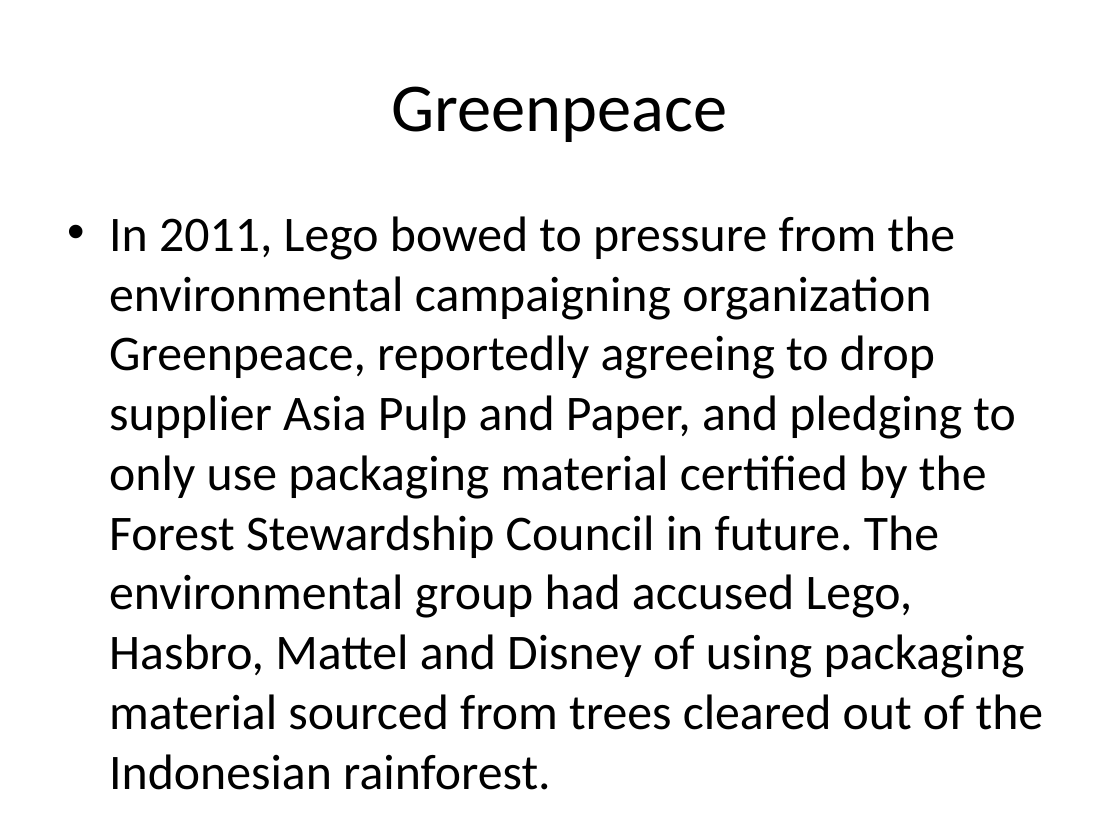
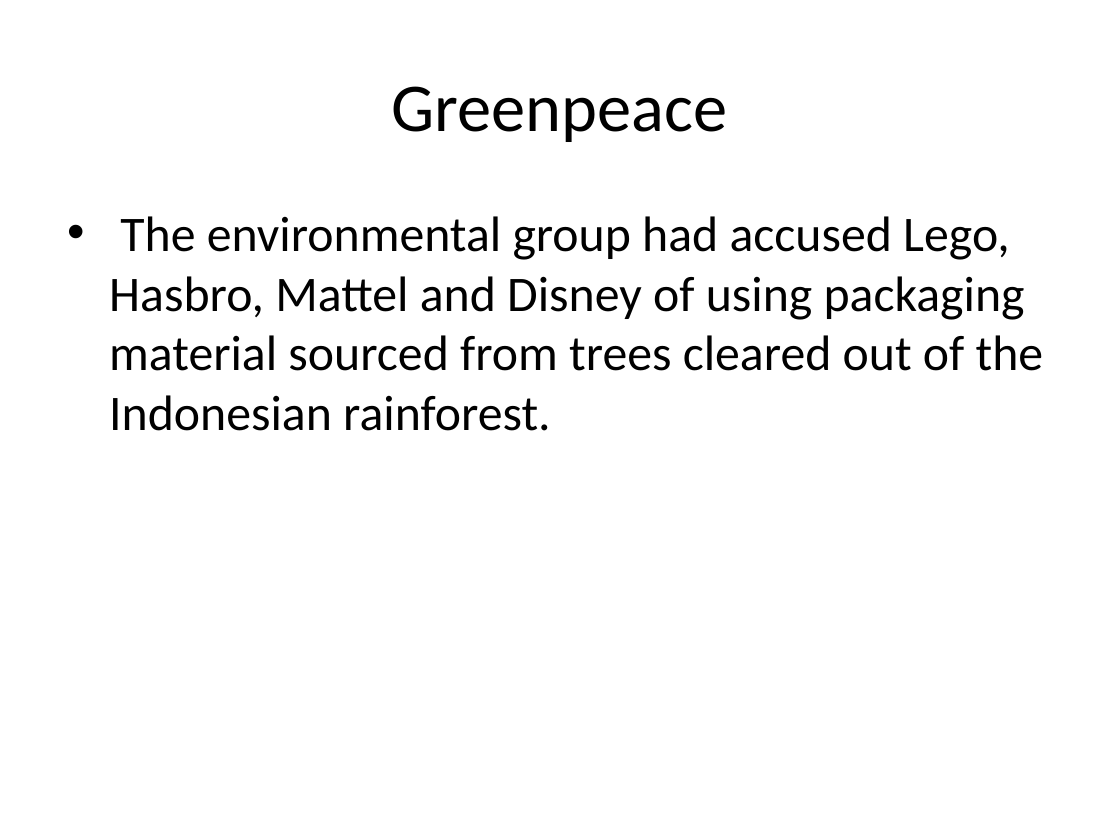
Before and after one commit to GremyTrullier/PFE-Text2Slide, a slide deck: slide 14 of python-pptx/doc_and_ppt/Lego.pptx. Drawn at 1120x840 pixels with LibreOffice and Linux fonts; fonts in the diff are those of the drawing. Boxes give left, top, right and bottom in pixels: in the first picture for what was removed or moved away, otherwise in the second. Text is boxed around its words. In the diff, an @@ line names an element or a change of style, - is before the commit and + after.

```diff
--- a/python-pptx/doc_and_ppt/Lego.pptx
+++ b/python-pptx/doc_and_ppt/Lego.pptx
@@ text at (x1=109, y1=216, x2=1044, y2=431): text changed @@
-• In 2011, Lego bowed to pressure from the environmental campaigning organization Greenpeace, reportedly agreeing to drop supplier Asia Pulp and Paper, and pledging to only use packaging material certified by the Forest Stewardship Council in future. The environmental group had accused Lego, Hasbro, Mattel and Disney of using packaging material sourced from trees cleared out of the Indonesian rainforest.
+• The environmental group had accused Lego, Hasbro, Mattel and Disney of using packaging material sourced from trees cleared out of the Indonesian rainforest.
```
Also in this commit, not shown: 9 other slides changed, 3 other files.
